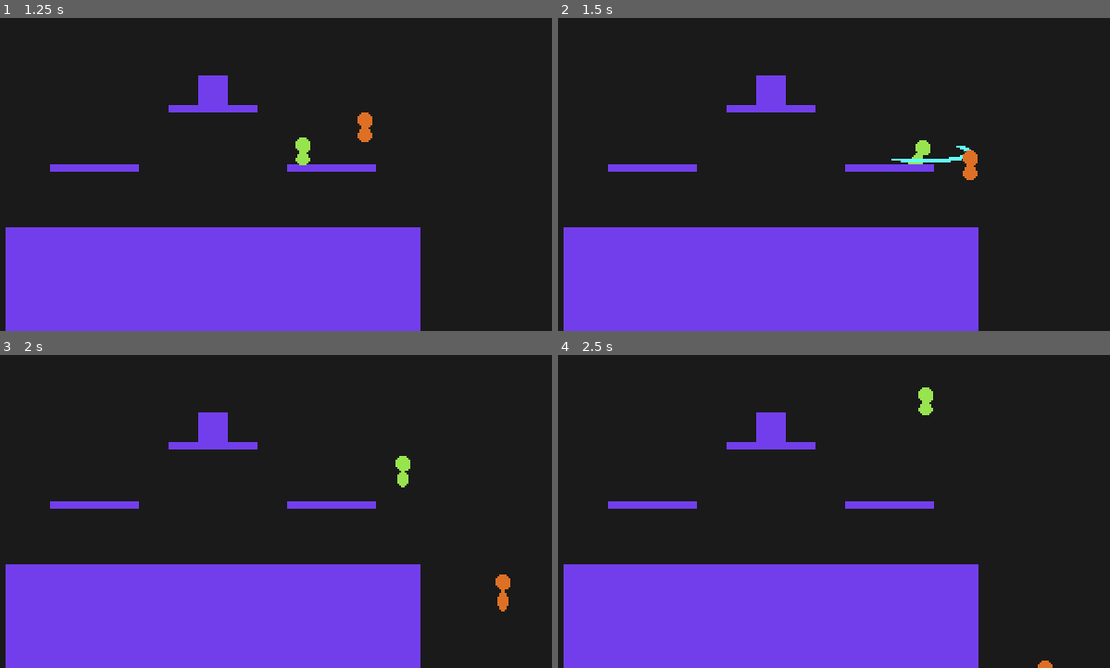
Above: before the commit, frames 1-4 (two rows, left to right).
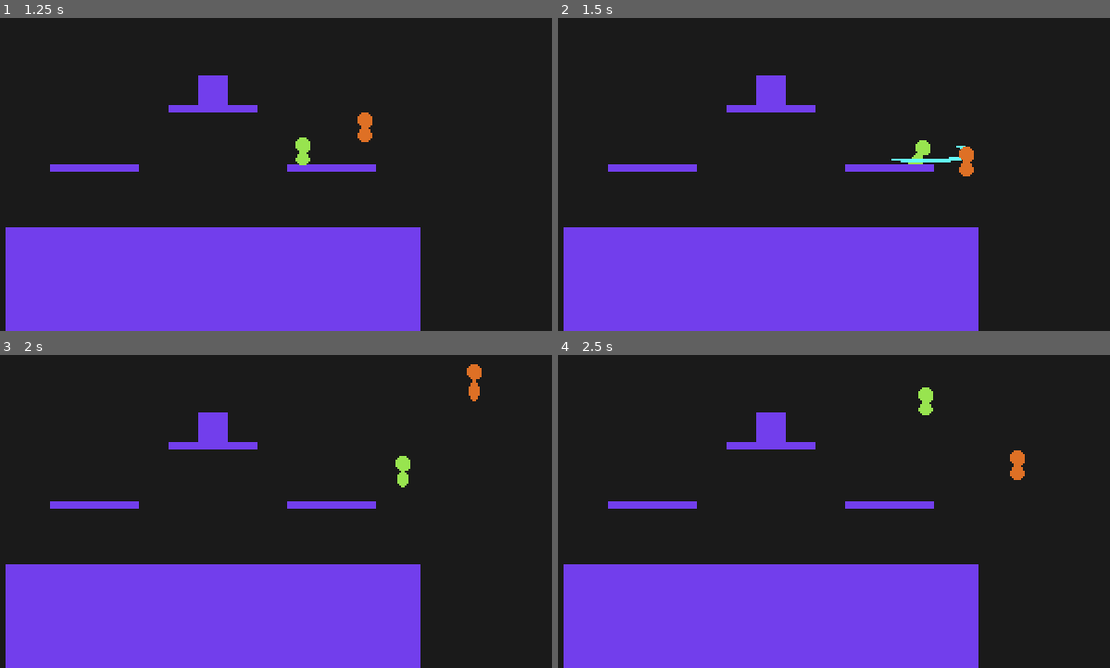
Above: after the commit, the same moments.

Repository: youssefevan/platform-fighter
Game: Godot game, scene res://World.tscn
The game is run twice, just before and just after one commit, with the same random seed, the same clock (stepped at 60 frames per second) and the same inputs.
Inputs:
- Up to frame 1 (1.25 s): tap Enter at 0.5 s; hold Right (right) from 0.53 s (still down); tap Z (jump) at 0.6, 0.77, 1.07 s
- Up to frame 2 (1.5 s): keep holding Right (right); tap X (attack) at 1.35 s
- Up to frame 3 (2 s): keep holding Right (right); tap Z (jump) at 1.52, 1.55, 1.82 s
- Up to frame 4 (2.5 s): release Right (right) at 2.03 s; hold Left (left) from 2.03 s (still down); tap Z (jump) at 2.1 s

Frame 1 is identical in both runs. In frame 2, 0.2% of the frame differs, in the area x 72-77%, y 41-52%; in frame 3, 0.4%, in the area x 84-93%, y 2-82%; in frame 4, 0.3%.

Commit message:
Can now exit hitstun

Diff:
--- a/PlatformFighter/Scripts/CharacterBase/States/air_jump.gd
+++ b/PlatformFighter/Scripts/CharacterBase/States/air_jump.gd
@@ -21,6 +21,9 @@
 
 func physics_process(delta):
 	move(delta)
+
+	if char_base.got_hit == true:
+		return char_base.hitstun
 
 	char_base.velocity.y += char_base.gravity * delta
 
--- a/PlatformFighter/Scripts/CharacterBase/States/fall.gd
+++ b/PlatformFighter/Scripts/CharacterBase/States/fall.gd
@@ -40,6 +40,9 @@
 		char_base.fastfalling = false
 		return char_base.idle
 
+	if char_base.got_hit == true:
+		return char_base.hitstun
+
 	if Input.is_action_just_pressed("jump") and char_base.air_jumps_remaining != 0:
 		return char_base.air_jump
 
--- a/PlatformFighter/Scripts/CharacterBase/States/freefall.gd
+++ b/PlatformFighter/Scripts/CharacterBase/States/freefall.gd
@@ -30,6 +30,9 @@
 		fastfalling = false
 		return char_base.land
 
+	if char_base.got_hit == true:
+		return char_base.hitstun
+
 
 func fastfalling_check():
 	if Input.is_action_just_pressed("down"):
--- a/PlatformFighter/Scripts/CharacterBase/States/hitstun.gd
+++ b/PlatformFighter/Scripts/CharacterBase/States/hitstun.gd
@@ -15,7 +15,7 @@
 func enter():
 	.enter()
 	char_base.got_hit = false
-	var frame = 0
+	frame = 0
 	var knockback = ((((
 		(char_base.percentage/10 + (char_base.percentage * damage_percent)/20)
 		* 200/(char_base.knockback_modifier+100) * 1.4)
@@ -36,9 +36,13 @@
 
 	#print(velocity)
 
+	if char_base.got_hit == true:
+		return char_base.hitstun
+
 	if !char_base.is_on_floor():
 		velocity.y += grav * delta
 	else:
+		#return char_base.idle
 		pass
 
 	if char_base.is_on_floor():
@@ -53,7 +57,7 @@
 	#char_base.got_hit = hit
 	kb_direction = kb_dir
 	kb_power = kb_pow
-	hitstun_length = int(round(kb_power * 0.4))
+	hitstun_length = int(round(kb_power * 0.1))
 	damage_percent = d_percent
 	char_base.percentage += damage_percent
 	print(char_base.percentage)
--- a/PlatformFighter/Scripts/CharacterBase/States/idle.gd
+++ b/PlatformFighter/Scripts/CharacterBase/States/idle.gd
@@ -23,8 +23,7 @@
 	char_base.velocity.y = 1 # keep in contact with ground
 	char_base.velocity = char_base.move_and_slide(char_base.velocity, Vector2.UP)
 
-	if char_base.got_hit == true:
-		return char_base.hitstun
+
 
 	if enter_jump == true:
 		return char_base.jumpsquat
--- a/PlatformFighter/Scripts/CharacterBase/States/jump.gd
+++ b/PlatformFighter/Scripts/CharacterBase/States/jump.gd
@@ -7,6 +7,9 @@
 
 func physics_process(delta):
 	move(delta)
+
+	if char_base.got_hit == true:
+		return char_base.hitstun
 
 	char_base.velocity.y += char_base.gravity * delta
 
--- a/PlatformFighter/Scripts/CharacterBase/States/jumpsquat.gd
+++ b/PlatformFighter/Scripts/CharacterBase/States/jumpsquat.gd
@@ -28,6 +28,9 @@
 	if frame == char_base.jumpsquat_frames:
 		return char_base.jump
 
+	if char_base.got_hit == true:
+		return char_base.hitstun
+
 #	if jumpsquatting == false:
 #		return char_base.jump
 
--- a/PlatformFighter/Scripts/CharacterBase/States/land.gd
+++ b/PlatformFighter/Scripts/CharacterBase/States/land.gd
@@ -29,6 +29,9 @@
 	if frame == land_frames:
 		landing = false
 
+	if char_base.got_hit == true:
+		return char_base.hitstun
+
 	if Input.is_action_just_pressed("jump"):
 		jump_was_pressed = true
 
--- a/PlatformFighter/Scripts/CharacterBase/States/run.gd
+++ b/PlatformFighter/Scripts/CharacterBase/States/run.gd
@@ -8,6 +8,9 @@
 
 func physics_process(delta):
 	move(delta)
+
+	if char_base.got_hit == true:
+		return char_base.hitstun
 
 	char_base.velocity.y = 1
 	char_base.velocity = char_base.move_and_slide(char_base.velocity, Vector2.UP)
--- a/PlatformFighter/Scripts/CharacterBase/base_attack.gd
+++ b/PlatformFighter/Scripts/CharacterBase/base_attack.gd
@@ -38,6 +38,9 @@
 
 func physics_process(delta):
 	frame += 1
+
+	if char_base.got_hit == true:
+		return char_base.hitstun
 
 	if char_base.is_on_floor() == true:
 		if attack_type == 0:
--- a/PlatformFighter/Scripts/CharacterBase/character_base.gd
+++ b/PlatformFighter/Scripts/CharacterBase/character_base.gd
@@ -100,7 +100,7 @@
 	if velocity.y < 0:
 		fastfalling = false
 
-	$Hitbox.scale.x = sprite_facing()
+	#$Hitbox/Bounds.position.x *= sprite_facing()
 
 	#print(got_hit)
 
